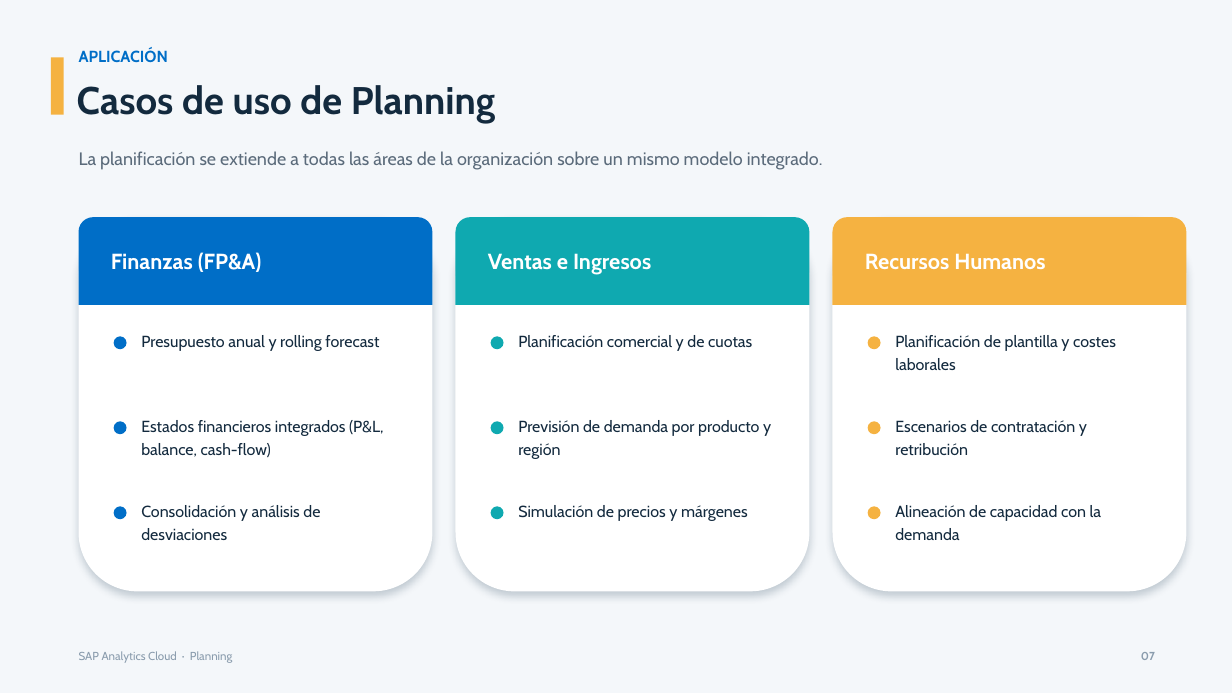
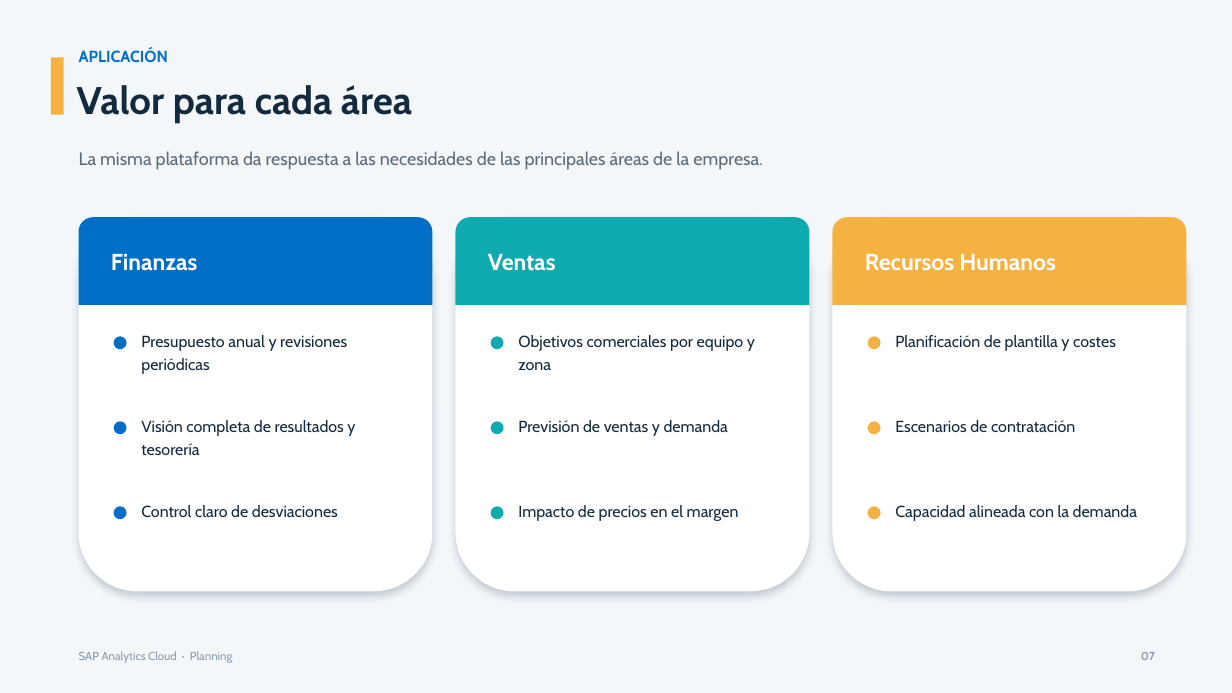
Before and after one commit to Johnmeg/Johnmeg, a slide deck: slide 8 of SAP_Analytics_Cloud_Planning.pptx. Drawn at 1232x693 pixels with LibreOffice and Linux fonts; fonts in the diff are those of the drawing. Boxes give left, top, right and bottom in pixels: in the first picture for what was removed or moved away, otherwise in the second. Text is boxed around its words. In the diff, an @@ line names an element or a change of style, - is before the commit and + after.

```diff
--- a/SAP_Analytics_Cloud_Planning.pptx
+++ b/SAP_Analytics_Cloud_Planning.pptx
@@ text at [77,85,412,123]: text changed @@
-Casos de uso de Planning
+Valor para cada área
@@ text at [79,151,763,170]: text changed @@
-La planificación se extiende a todas las áreas de la organización sobre un mismo modelo integrado.
+La misma plataforma da respuesta a las necesidades de las principales áreas de la empresa.
@@ text "Recursos Humanos" at [865,254,1056,270]: size 17 to 18 pt @@
@@ text at [111,254,198,271]: text changed; size 17 to 18 pt @@
-Finanzas (FP&A)
+Finanzas
@@ text at [488,254,556,271]: text changed; size 17 to 18 pt @@
-Ventas e Ingresos
+Ventas
@@ text at [141,335,347,374]: text changed @@
-Presupuesto anual y rolling forecast
+Presupuesto anual y revisiones periódicas
@@ text at [518,335,755,370]: text changed @@
-Planificación comercial y de cuotas
+Objetivos comerciales por equipo y zona
@@ text at [895,335,1116,351]: text changed @@
-Planificación de plantilla y costes laborales
+Planificación de plantilla y costes
@@ text at [141,420,355,455]: text changed @@
-Estados financieros integrados (P&L, balance, cash-flow)
+Visión completa de resultados y tesorería
@@ text at [518,420,728,436]: text changed @@
-Previsión de demanda por producto y región
+Previsión de ventas y demanda
@@ text at [895,420,1075,432]: text changed @@
-Escenarios de contratación y retribución
+Escenarios de contratación
@@ text at [141,505,338,518]: text changed @@
-Consolidación y análisis de desviaciones
+Control claro de desviaciones
@@ text at [518,505,739,521]: text changed @@
-Simulación de precios y márgenes
+Impacto de precios en el margen
@@ text at [895,505,1137,521]: text changed @@
-Alineación de capacidad con la demanda
+Capacidad alineada con la demanda
```
Also in this commit, not shown: 7 other slides changed, 2 slides added, 2 slides removed, 1 other file.
